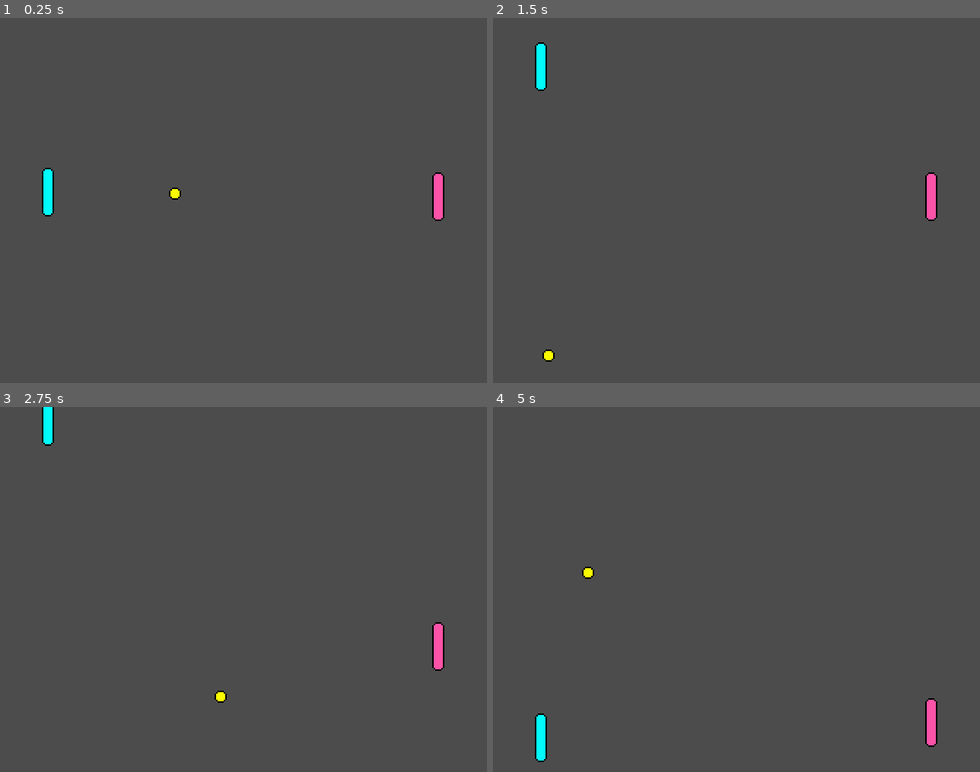
Above: before the commit, frames 1-4 (two rows, left to right).
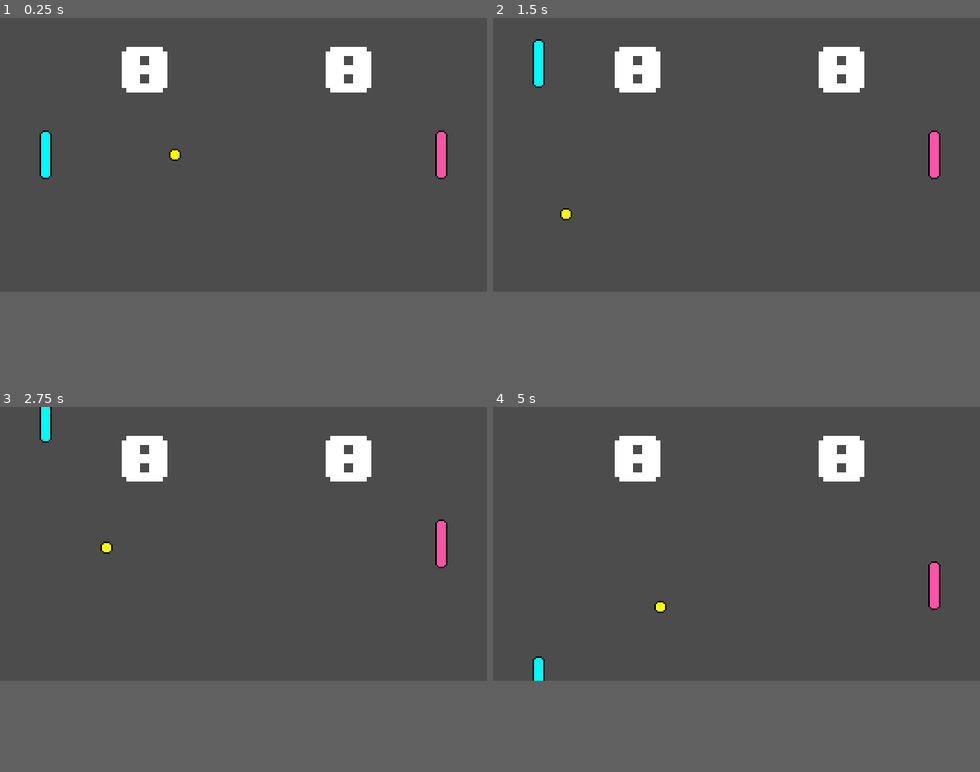
Above: after the commit, the same moments.

Repository: paolobb4/YAPC
Game: Godot game, scene res://scn/Game.tscn
Two runs of this game, one before a commit and one after it. Both use one fixed random seed, a clock stepped at 60 frames per second and the inputs below.
Inputs:
- Up to frame 1 (0.25 s): no input
- Up to frame 2 (1.5 s): hold Up (ui_up) 0.53-1.28 s; hold Down (ui_down) from 1.28 s (still down)
- Up to frame 3 (2.75 s): release Down (ui_down) at 2.03 s; hold Up (ui_up) from 2.03 s (still down)
- Up to frame 4 (5 s): release Up (ui_up) at 3.53 s; hold Down (ui_down) from 3.53 s (still down)
In our replay, the window is 640x480 before the commit and 640x360 after it. These sizes can differ from the game's own. Grey fills any space a smaller window leaves; there, only what the larger window draws over its background counts as a difference.

The runs differ from the first frame. In frame 1, 3.3% of the frame differs, in the area x 8-92%, y 7-56%; in frame 2, 3.0%; in frame 3, 3.0%; in frame 4, 3.3%.

Commit message:
Change font and polish

Diff:
--- a/project.godot
+++ b/project.godot
@@ -17,7 +17,7 @@
 [display]
 
 window/size/width=320
-window/size/height=240
+window/size/height=180
 window/size/test_width=640
 window/size/test_height=480
 window/stretch/mode="2d"
--- a/scn/Game.tscn
+++ b/scn/Game.tscn
@@ -1,47 +1,32 @@
 [gd_scene load_steps=6 format=2]
 
 [ext_resource path="res://scn/game.gd" type="Script" id=1]
-[ext_resource path="res://scn/Ball.tscn" type="PackedScene" id=2]
-[ext_resource path="res://scn/Palette.tscn" type="PackedScene" id=3]
-[ext_resource path="res://assets/DejaVuSansMono-Bold.ttf" type="DynamicFontData" id=4]
+[ext_resource path="res://assets/8-BIT WONDER.TTF" type="DynamicFontData" id=2]
+[ext_resource path="res://scn/Ball.tscn" type="PackedScene" id=3]
+[ext_resource path="res://scn/Palette.tscn" type="PackedScene" id=4]
 
 [sub_resource type="DynamicFont" id=1]
 
-size = 40
+size = 36
 use_mipmaps = false
 use_filter = false
-font_data = ExtResource( 4 )
-_sections_unfolded = [ "Font", "Font/fallback" ]
+font_data = ExtResource( 2 )
+_sections_unfolded = [ "Font", "Font/fallback", "Settings" ]
 
 [node name="Game" type="Node" index="0"]
 
 script = ExtResource( 1 )
 
-[node name="Ball" parent="." index="0" instance=ExtResource( 2 )]
-
-position = Vector2( 159.863, 115.556 )
-speed = 180
-
-[node name="Player" parent="." index="1" instance=ExtResource( 3 )]
-
-position = Vector2( 31.7331, 114.359 )
-
-[node name="AI" parent="." index="2" instance=ExtResource( 3 )]
-
-position = Vector2( 287.993, 117.353 )
-_sections_unfolded = [ "Transform" ]
-ai = true
-
-[node name="score_left" type="Label" parent="." index="3"]
+[node name="score_left" type="Label" parent="." index="0"]
 
 anchor_left = 0.0
 anchor_top = 0.0
 anchor_right = 0.0
 anchor_bottom = 0.0
-margin_left = 43.0
-margin_top = -17.0
-margin_right = 103.0
-margin_bottom = 84.0
+margin_left = 80.0
+margin_top = 10.0
+margin_right = 116.0
+margin_bottom = 53.0
 rect_pivot_offset = Vector2( 0, 0 )
 rect_clip_content = false
 mouse_filter = 2
@@ -57,16 +42,16 @@
 max_lines_visible = -1
 _sections_unfolded = [ "Rect", "custom_fonts" ]
 
-[node name="score_right" type="Label" parent="." index="4"]
+[node name="score_right" type="Label" parent="." index="1"]
 
 anchor_left = 0.0
 anchor_top = 0.0
 anchor_right = 0.0
 anchor_bottom = 0.0
-margin_left = 203.0
-margin_top = -12.0
-margin_right = 263.0
-margin_bottom = 89.0
+margin_left = 214.0
+margin_top = 10.0
+margin_right = 250.0
+margin_bottom = 53.0
 rect_pivot_offset = Vector2( 0, 0 )
 rect_clip_content = false
 mouse_filter = 2
@@ -82,4 +67,21 @@
 max_lines_visible = -1
 _sections_unfolded = [ "Rect", "custom_fonts" ]
 
+[node name="Ball" parent="." index="2" instance=ExtResource( 3 )]
+
+position = Vector2( 160, 90 )
+_sections_unfolded = [ "Transform" ]
+speed = 180
+
+[node name="Player" parent="." index="3" instance=ExtResource( 4 )]
+
+position = Vector2( 30, 90 )
+_sections_unfolded = [ "Transform" ]
+
+[node name="AI" parent="." index="4" instance=ExtResource( 4 )]
+
+position = Vector2( 290, 90 )
+_sections_unfolded = [ "Transform" ]
+ai = true
+
 [connection signal="point_scored" from="Ball" to="." method="_on_point_scored"]
--- a/scn/ball.gd
+++ b/scn/ball.gd
@@ -3,7 +3,7 @@
 
 signal point_scored(side)
 
-var direction = Vector2(-1, 0).normalized()
+var direction = Vector2(-1, 0)
 export (int) var speed = 100
 var screensize
 
Binary file added: assets/8-BIT WONDER.TTF
